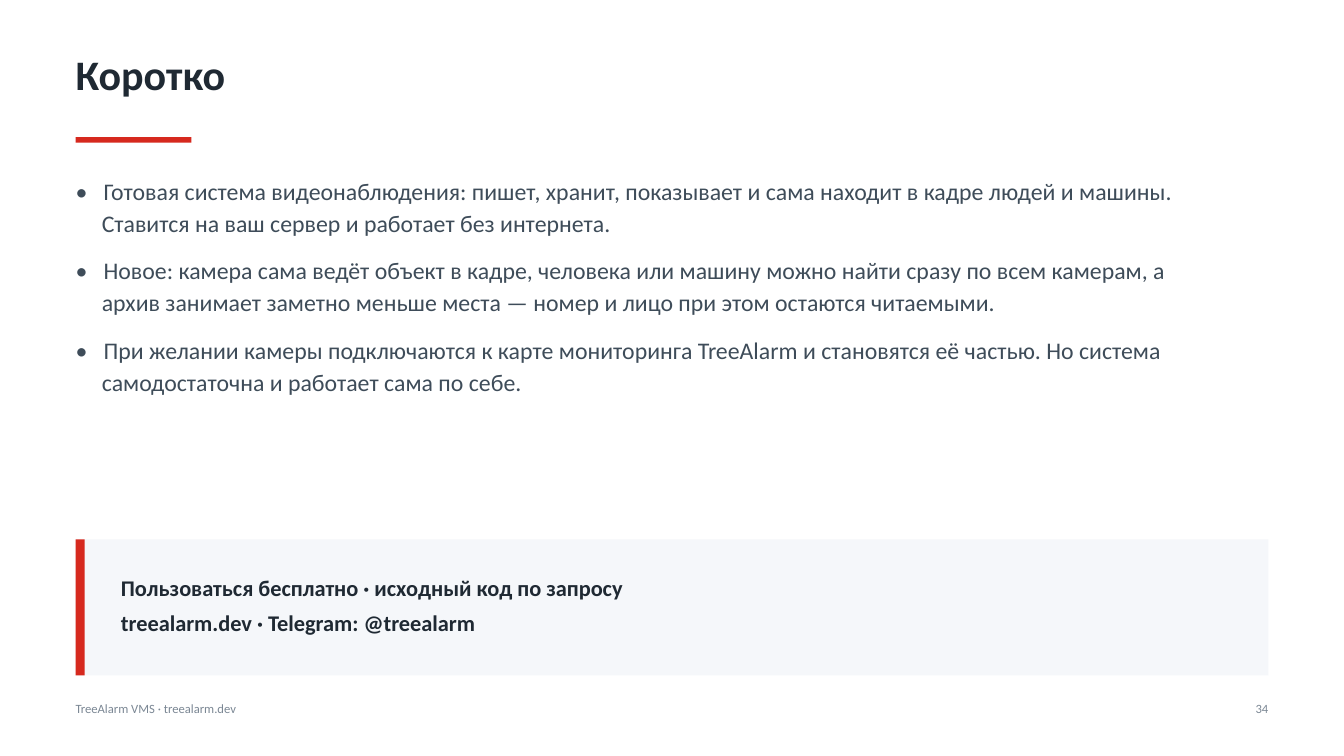
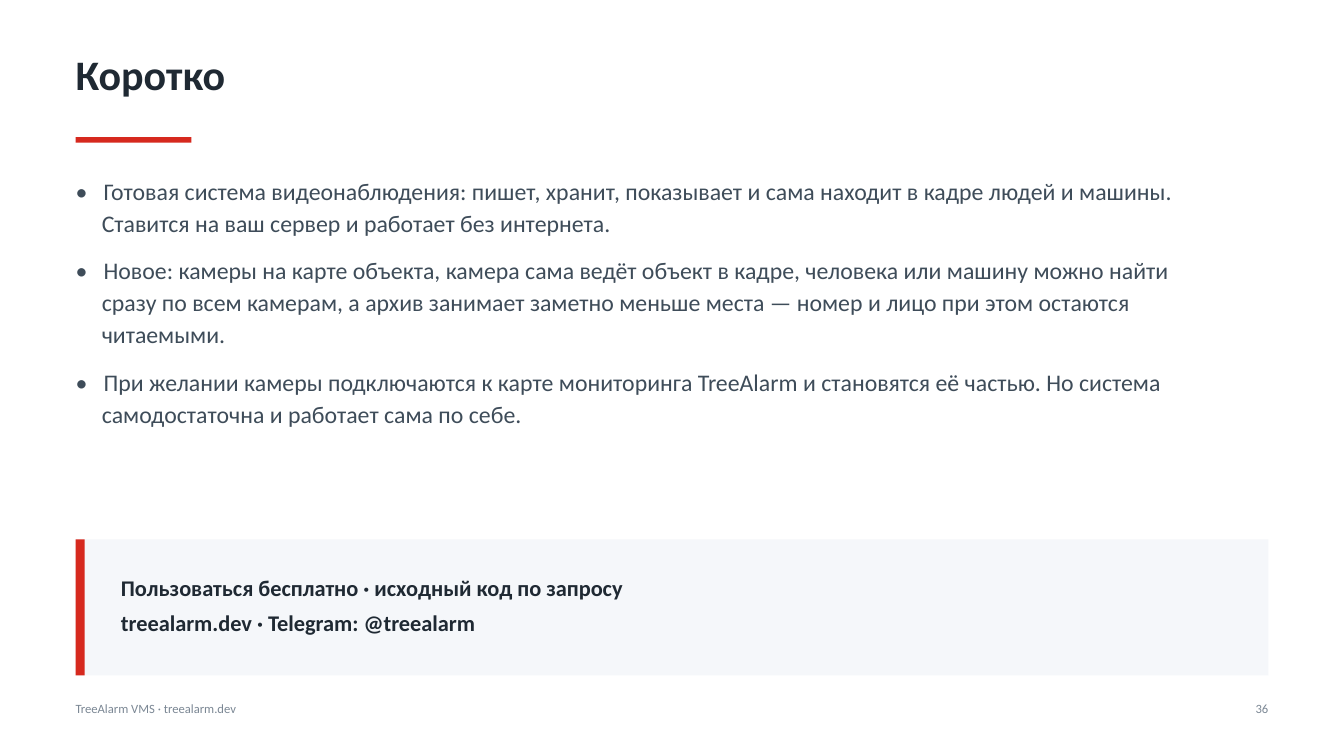
Before and after one commit to treealarm/ta_vms, a slide deck: slide 36 of docs/TreeAlarm-VMS-2026-ru.pptx (slide 34 before the commit). Drawn at 1344x756 pixels with LibreOffice and Linux fonts; fonts in the diff are those of the drawing. Boxes give left, top, right and bottom in pixels: in the first picture for what was removed or moved away, otherwise in the second. Text is boxed around its words. In the diff, an @@ line names an element or a change of style, - is before the commit and + after.

```diff
--- a/docs/TreeAlarm-VMS-2026-ru.pptx
+++ b/docs/TreeAlarm-VMS-2026-ru.pptx
@@ text at (102, 263, 1168, 343): text changed @@
-• Новое: камера сама ведёт объект в кадре, человека или машину можно найти сразу по всем камерам, а архив занимает заметно меньше места — номер и лицо при этом остаются читаемыми.
+• Новое: камеры на карте объекта, камера сама ведёт объект в кадре, человека или машину можно найти сразу по всем камерам, а архив занимает заметно меньше места — номер и лицо при этом остаются читаемыми.
@@ text at (1256, 704, 1269, 713): text changed @@
-34
+36
```
Also in this commit, not shown: 25 other slides changed, 2 slides added, 3 other files.
